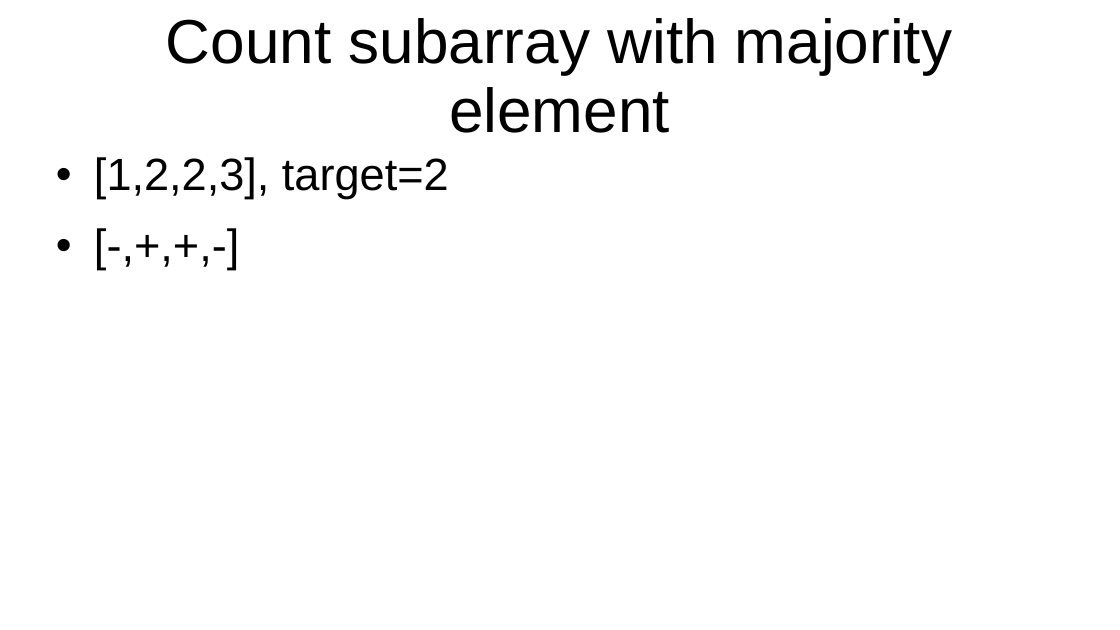
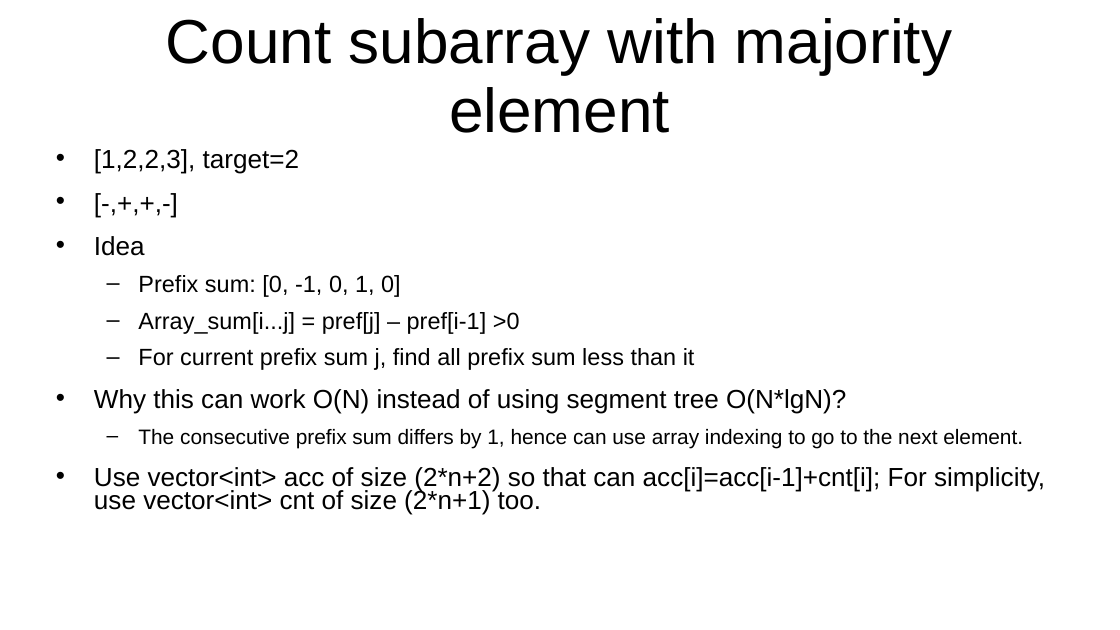
Before and after one commit to kindaichinisan/CompetitiveProgramming, a slide deck: slide 92 of MyCode/competitive_programming.ppt (slide 91 before the commit). Drawn at 1120x630 pixels with LibreOffice and Linux fonts; fonts in the diff are those of the drawing. Boxes give left, top, right and bottom in pixels: in the first picture for what was removed or moved away, otherwise in the second. Text is boxed around its words. In the diff, an @@ line names an element or a change of style, - is before the commit and + after.

```diff
--- a/MyCode/competitive_programming.ppt
+++ b/MyCode/competitive_programming.ppt
@@ text at (94,149,299,174): size 32 to 18.5 pt in "[1,2,2,3], target=2", "[-,+,+,-]"; line spacing 0.93 to 0.73 @@
@@ text at (94,236,1045,515): paragraphs added @@
+• Idea
+  – Prefix sum: [0, -1, 0, 1, 0]
+  – Array_sum[i...j] = pref[j] – pref[i-1] >0
+  – For current prefix sum j, find all prefix sum less than it
+• Why this can work O(N) instead of using segment tree O(N*lgN)?
+  – The consecutive prefix sum differs by 1, hence can use array indexing to go to the next element.
+• Use vector<int> acc of size (2*n+2) so that can acc[i]=acc[i-1]+cnt[i]; For simplicity, use vector<int> cnt of size (2*n+1) too.
```
Also in this commit, not shown: 6 other slides changed, 1 slide added, 2 other files.
